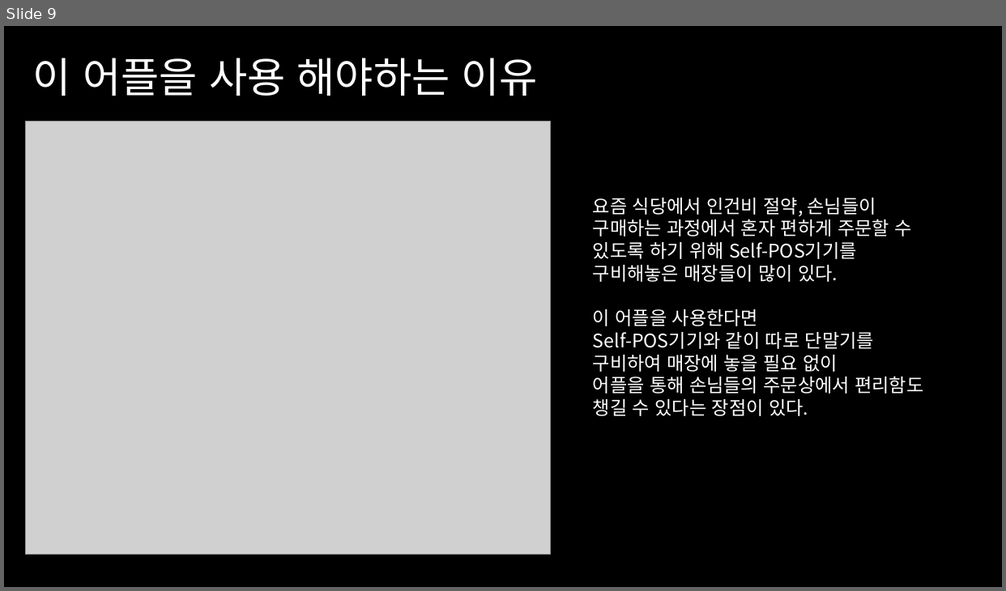
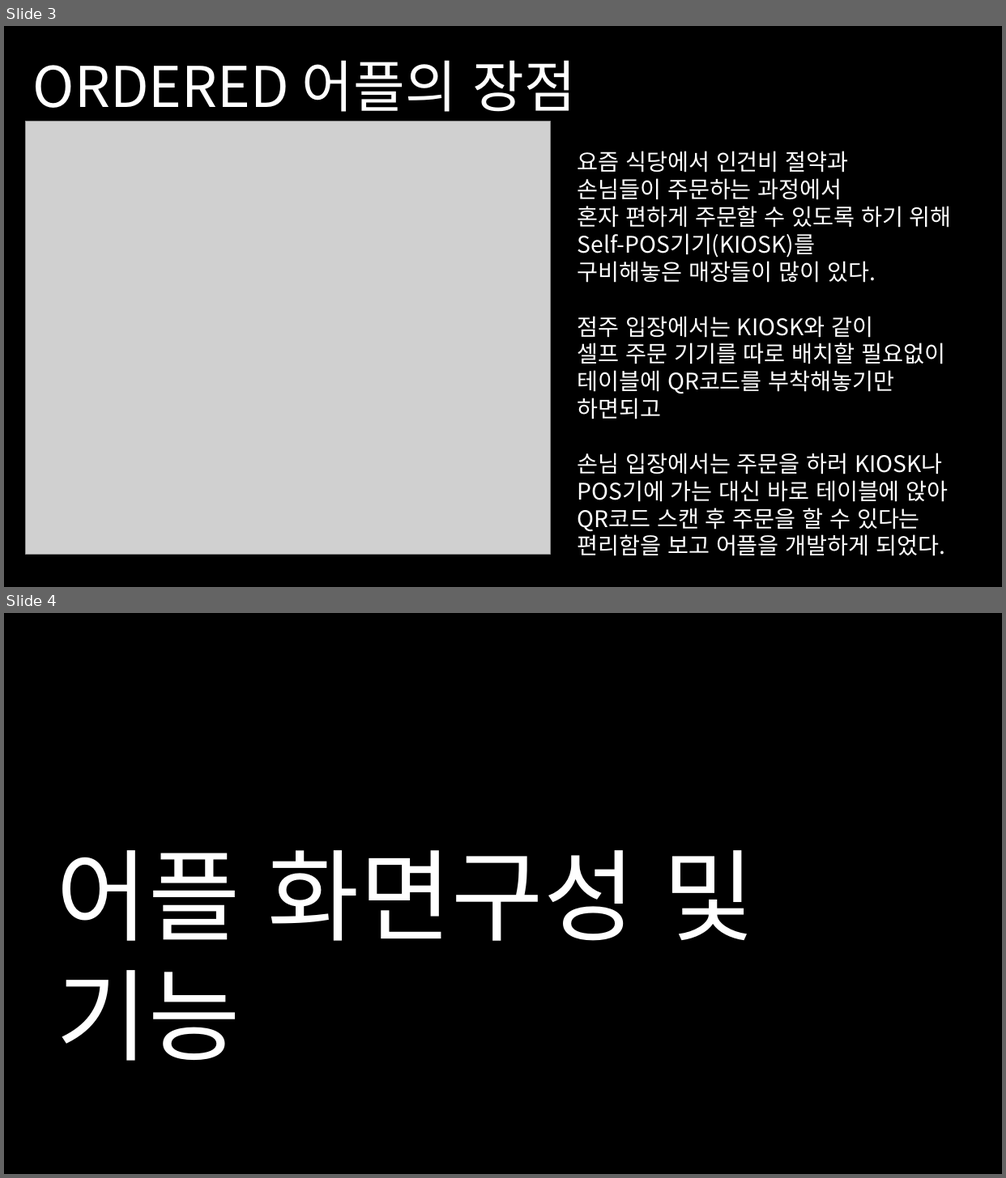
Before and after one commit to Kimsj0616/KAU-mobile, a slide deck: 기획발표 수정안.pptx. Shown one above the other, each under a label of ours: slide 9 before the commit, slides 3 and 4 after it. The pictures are 1006x591 and 1006x1178 pixels, drawn with LibreOffice and Linux fonts; fonts in the diff are those of the drawing; grey boxes stand for pictures. Boxes give left, top, right and bottom in pixels: in the first picture for what was removed or moved away, otherwise in the second. Text is boxed around its words. In the diff, an @@ line names an element or a change of style, - is before the commit and + after.

```diff
--- a/기획발표 수정안.pptx
+++ b/기획발표 수정안.pptx
@@ slide 4 added at box(4, 613, 1002, 1174), background #000000 @@
@@ text added at box(57, 850, 755, 1061), 96 pt, text #FFFFFF @@
+어플 화면구성 및 기능
@@ what was slide 9 is now slide 3 @@
@@ slide 3 changed as well @@
@@ text at box(33, 60, 576, 112): text changed; size 40 to 54 pt @@
-이 어플을 사용 해야하는 이유
+ORDERED 어플의 장점
@@ text "요즘 식당에서 인건비 절약과": place and size @@
-text "요즘 식당에서 인건비 절약과" at box(593, 198, 923, 416)
+text "요즘 식당에서 인건비 절약과" at box(577, 151, 952, 557)
@@ text at box(577, 151, 952, 258): text changed; size 18 to 22 pt @@
-요즘 식당에서 인건비 절약, 손님들이
-구매하는 과정에서 혼자 편하게 주문할 수
-있도록 하기 위해 Self-POS기기를
+요즘 식당에서 인건비 절약과
+손님들이 주문하는 과정에서
+혼자 편하게 주문할 수 있도록 하기 위해 Self-POS기기(KIOSK)를
@@ text at box(577, 261, 876, 283): size 18 to 22 pt in "구비해놓은 매장들이 많이 있다." @@
@@ text at box(577, 316, 948, 557): text changed; size 18 to 22 pt @@
-이 어플을 사용한다면
-Self-POS기기와 같이 따로 단말기를
-구비하여 매장에 놓을 필요 없이
-어플을 통해 손님들의 주문상에서 편리함도
-챙길 수 있다는 장점이 있다.
+점주 입장에서는 KIOSK와 같이
+셀프 주문 기기를 따로 배치할 필요없이
+테이블에 QR코드를 부착해놓기만 하면되고
+손님 입장에서는 주문을 하러 KIOSK나
+POS기에 가는 대신 바로 테이블에 앉아
+QR코드 스캔 후 주문을 할 수 있다는
+편리함을 보고 어플을 개발하게 되었다.
```
Also in this commit, not shown: 1 other slide changed, 11 other slides added, 7 slides removed, 1 other file.
